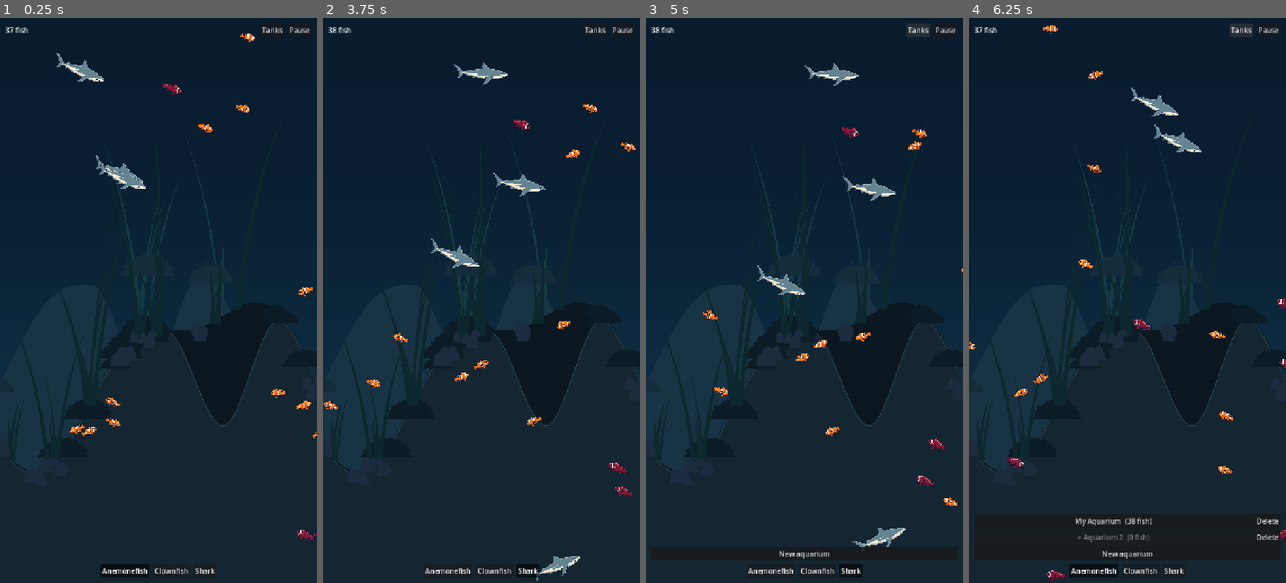
Above: before the commit, frames 1-4 (left to right).
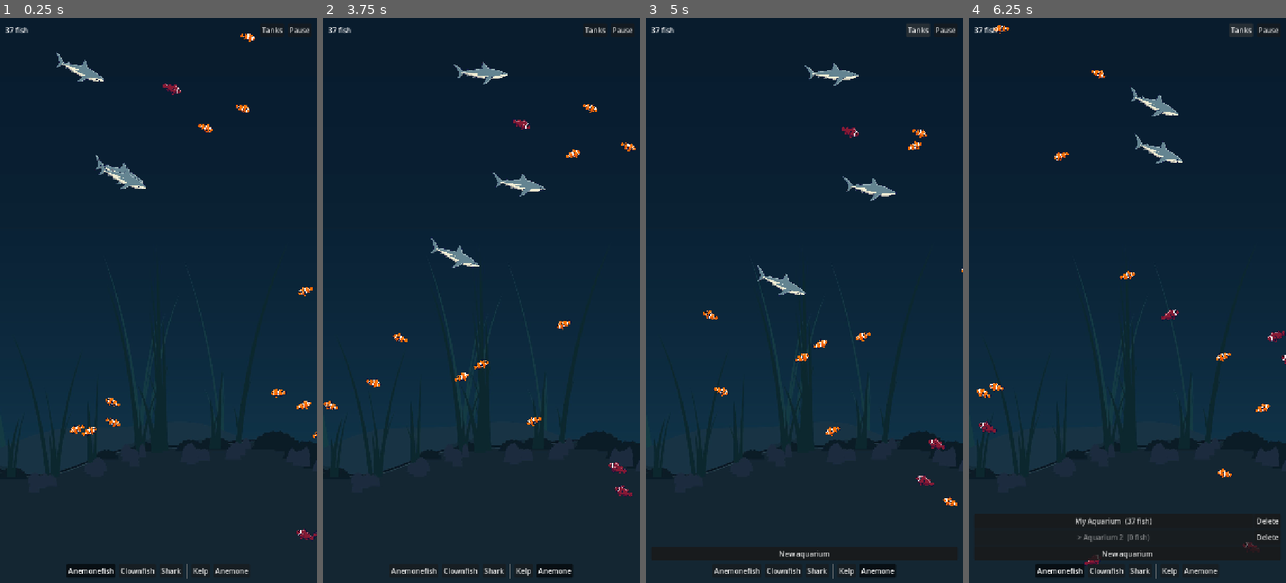
Above: after the commit, the same moments.

Repository: dfoster42/aquariam_v2
Game: Godot game, scene res://scenes/main.tscn
The game is run twice, just before and just after one commit, with the same random seed, the same clock (stepped at 60 frames per second) and the same inputs.
Inputs (mouse positions are in pixels of both pictures, inside the frame that each line leads up to):
- Up to frame 1 (0.25 s): no input
- Up to frame 2 (3.75 s): click "Anemonefish" at 0.5 s; click "Clownfish" at 1.25 s; click "Shark" at 2 s; click (522, 571) at 2.75 s, where only the run after the commit has a clickable "Kelp"; click (554, 571) at 3.5 s, where only the run after the commit has a clickable "Anemone"
- Up to frame 3 (5 s): click "Tanks" at 4.25 s
- Up to frame 4 (6.25 s): click "New aquarium" at 5 s; click "Tanks" at 5.75 s

The runs differ from the first frame. In frame 1, 4.9% of the frame differs, in the area x 2-100%, y 24-100%; in frame 2, 5.0%; in frame 3, 5.1%; in frame 4, 6.6%, in the area x 0-100%, y 1-100%.

Commit message:
Make plants shelter prey, and flatten the terrain
Closes #3. Files #4 for the terrain.

Decor is placeable on the same contract as fish: one DecorKind .tres per item
dropped into available_decor, no code per item. Kelp and an anemone ship, both
drawn rather than generated — a clump of blades is geometry, and it costs none of
the image quota the fish need. The picker holds fish and decor in one button
group so a tap only ever places one kind of thing.

Plants hide prey from sharks. A predator skips sheltered prey when choosing a
target, checked while hunting rather than at the bite, so a shark does not swim
to a plant and loiter beside it. Fleeing prey also break for cover when any is in
sight: without that, plants would shelter only the prey that happened to drift
into one and the player would have no way to see cover doing anything.

Concealment is computed once per frame for every fish rather than per predator —
a fish with ten hunters near it would otherwise test its surroundings ten times
for the same answer. Decor never moves, so its grid is rebuilt only when the set
changes. Decor saves with the tank and restores before the fish, so a reloaded
tank's shelter is in effect on the first frame.

The terrain from #1 was not natural: rocks floated, and nothing sat properly on a
slope. _mound draws a flat-bottomed half-ellipse seated at one sampled y, so on a
gradient one side lifts off the ground; far rocks were measured against the far
ridge with a fixed lift and hovered wherever the near floor was lower. The floor
is now gently undulating with no ravines, which sidesteps all of it because there
are no meaningful slopes. Objects are bedded into the ground rather than resting
on a point. A proper fix is #4.

Three things worth recording:

A scene edit to add DecorBack silently did not match — the real node line carried
a unique_id suffix — so the node was never created and place_decor called
add_child on null. The replace reported nothing; only running it did.

The shelter test's first version proved nothing. Its control let a shark start
260px from prey that sees 240 and flees at 80 against 86, needing ~36s to close a
gap the loop allowed 13 for, so prey "survived" with or without cover. The cover
in the flee test was also outside the prey's sight, so it could not break for
something it could not see.

I regenerated the flattened backdrop, ran it past the judge, and never copied it
into assets/ — the build still carried the old steep terrain, and only looking at
the running app caught it.

Co-Authored-By: Claude Opus 5 <noreply@anthropic.com>

Diff:
--- /dev/null
+++ b/resources/decor/anemone.tres
@@ -0,0 +1,11 @@
+[gd_resource type="Resource" script_class="DecorKind" format=3]
+
+[ext_resource type="Script" path="res://scripts/decor_kind.gd" id="1_pnfxx"]
+[ext_resource type="Texture2D" path="res://assets/textures/anemone.png" id="2_dqunx"]
+
+[resource]
+script = ExtResource("1_pnfxx")
+display_name = "Anemone"
+texture = ExtResource("2_dqunx")
+size = 150.0
+shelter_radius = 90.0
--- /dev/null
+++ b/resources/decor/kelp.tres
@@ -0,0 +1,11 @@
+[gd_resource type="Resource" script_class="DecorKind" format=3]
+
+[ext_resource type="Script" path="res://scripts/decor_kind.gd" id="1_5iffc"]
+[ext_resource type="Texture2D" path="res://assets/textures/kelp.png" id="2_kprql"]
+
+[resource]
+script = ExtResource("1_5iffc")
+display_name = "Kelp"
+texture = ExtResource("2_kprql")
+size = 300.0
+shelter_radius = 130.0
--- a/scenes/aquarium.tscn
+++ b/scenes/aquarium.tscn
@@ -6,12 +6,20 @@
 [ext_resource type="Resource" path="res://resources/species/clownfish.tres" id="3_71x8f"]
 [ext_resource type="Resource" path="res://resources/species/anemonefish.tres" id="4_odjgq"]
 [ext_resource type="Resource" path="res://resources/species/shark.tres" id="5_6g8si"]
+[ext_resource type="Script" path="res://scripts/decor_kind.gd" id="6_6g8si"]
+[ext_resource type="Resource" path="res://resources/decor/kelp.tres" id="7_g8q5e"]
+[ext_resource type="Resource" path="res://resources/decor/anemone.tres" id="8_roldy"]
 
 [node name="Aquarium" type="Node2D" unique_id=562826831]
 script = ExtResource("1_aquarium")
 available_species = Array[ExtResource("2_5dg5m")]([ExtResource("3_71x8f"), ExtResource("4_odjgq"), ExtResource("5_6g8si")])
+available_decor = Array[ExtResource("6_6g8si")]([ExtResource("7_g8q5e"), ExtResource("8_roldy")])
 
 [node name="Background" type="Sprite2D" parent="." unique_id=709158858]
 texture = ExtResource("2_background")
 
+[node name="DecorBack" type="Node2D" parent="."]
+
 [node name="FishLayer" type="Node2D" parent="." unique_id=66022372]
+
+[node name="DecorFront" type="Node2D" parent="." unique_id=1352764463]
--- /dev/null
+++ b/scenes/decor.tscn
@@ -0,0 +1,8 @@
+[gd_scene load_steps=2 format=3]
+
+[ext_resource type="Script" path="res://scripts/decor.gd" id="1_decor"]
+
+[node name="Decor" type="Node2D"]
+script = ExtResource("1_decor")
+
+[node name="Sprite2D" type="Sprite2D" parent="."]
--- a/scripts/aquarium.gd
+++ b/scripts/aquarium.gd
@@ -15,8 +15,10 @@
 signal fish_died(species: FishSpecies, of_old_age: bool)
 signal species_selected(species: FishSpecies)
 signal paused_changed(paused: bool)
+signal decor_changed(count: int)
 
 const FISH_SCENE: PackedScene = preload("res://scenes/fish.tscn")
+const DECOR_SCENE: PackedScene = preload("res://scenes/decor.tscn")
 ## Refuse to spawn beyond this; keeps a stray tap-and-hold from hanging the app.
 const MAX_POPULATION: int = 1500
 
@@ -25,6 +27,10 @@
 ## array rather than a directory scan, because exported builds rewrite
 ## res://...tres to .tres.remap and a filename scan would come back empty.
 @export var available_species: Array[FishSpecies] = []
+
+## Everything the player can place that is not a fish. Same contract as
+## `available_species`: drop a .tres in and it appears in the picker.
+@export var available_decor: Array[DecorKind] = []
 
 ## The tank's size in world units — a map several screens wide, not one screen. The
 ## camera shows a portrait slice of it and pans across; see tools/art/draw_background.py
@@ -46,8 +52,12 @@
 @export var backdrop_tint: Color = Color.WHITE
 
 var selected_species: FishSpecies
+## What a tap places. Either a species or a decor kind; never both.
+var selected_decor: DecorKind
 
 var _fish: Array[Fish] = []
+var _decor: Array[Decor] = []
+var _shelter_hash: SpatialHash
 var _predator_map: Dictionary = {}
 var _hash: SpatialHash
 var _bounds: Rect2 = Rect2()
@@ -56,6 +66,8 @@
 
 @onready var background: Sprite2D = $Background
 @onready var fish_layer: Node2D = $FishLayer
+@onready var decor_back: Node2D = $DecorBack
+@onready var decor_front: Node2D = $DecorFront
 
 func _ready() -> void:
 	available_species = available_species.filter(func(s: FishSpecies) -> bool: return s != null)
@@ -66,8 +78,10 @@
 		return a.display_name < b.display_name)
 
 	_bounds = Rect2(Vector2.ZERO, tank_size)
+	available_decor = available_decor.filter(func(d: DecorKind) -> bool: return d != null)
 	_predator_map = _derive_predators(available_species)
 	_hash = SpatialHash.new(_largest_sight())
+	_shelter_hash = SpatialHash.new(_largest_shelter())
 	selected_species = available_species[0]
 
 	background.modulate = backdrop_tint
@@ -94,8 +108,9 @@
 	_hash.clear()
 	for fish in _fish:
 		_hash.insert(fish)
-	for fish in _fish:
-		fish.tick(step, _hash)
+	_mark_sheltered()
+	for fish in _fish:
+		fish.tick(step, _hash, _shelter_hash)
 	_reap()
 	_breed()
 
@@ -104,6 +119,25 @@
 		if _since_autosave >= autosave_interval:
 			_since_autosave = 0.0
 			save()
+
+## Flags every fish that is inside a plant's cover, once per frame.
+##
+## Done here rather than inside each predator's search: a fish with ten hunters near it
+## would otherwise test its surroundings ten times, and the answer is the same each time.
+func _mark_sheltered() -> void:
+	if _decor.is_empty():
+		for fish in _fish:
+			fish.sheltered = false
+		return
+	for fish in _fish:
+		fish.sheltered = false
+	for item in _decor:
+		if not item.shelters():
+			continue
+		for node: Node2D in _hash.query_radius(item.global_position, item.kind.shelter_radius, null):
+			var fish := node as Fish
+			if fish != null:
+				fish.sheltered = true
 
 ## Removes fish that have outlived their species' lifespan.
 ##
@@ -175,15 +209,60 @@
 	population_changed.emit(_fish.size())
 	return fish
 
-## Spawns the currently selected species. What a tap on the tank calls.
-func spawn_selected(position: Vector2) -> Fish:
+## Places whatever the picker currently has selected. What a tap on the tank calls.
+func place_selected(position: Vector2) -> Node2D:
+	if selected_decor != null:
+		return place_decor(selected_decor, position)
 	return spawn(selected_species, position)
 
+## Adds one decor item at `position`.
+func place_decor(kind: DecorKind, position: Vector2) -> Decor:
+	if not is_node_ready() or kind == null:
+		return null
+	var item: Decor = DECOR_SCENE.instantiate()
+	item.configure(kind)
+	item.global_position = _bounds.get_center() if not _bounds.has_point(position) else position
+	(decor_front if kind.in_front else decor_back).add_child(item)
+	_decor.append(item)
+	_rebuild_shelter()
+	decor_changed.emit(_decor.size())
+	return item
+
+func decor() -> Array[Decor]:
+	return _decor.duplicate()
+
+func clear_decor() -> void:
+	for item in _decor:
+		item.get_parent().remove_child(item)
+		item.queue_free()
+	_decor.clear()
+	_rebuild_shelter()
+	decor_changed.emit(0)
+
+## Decor does not move, so its grid is rebuilt only when the set changes.
+func _rebuild_shelter() -> void:
+	_shelter_hash.clear()
+	for item in _decor:
+		if item.shelters():
+			_shelter_hash.insert(item)
+
+func _largest_shelter() -> float:
+	var largest := 1.0
+	for kind in available_decor:
+		largest = maxf(largest, kind.shelter_radius)
+	return largest
+
 func select_species(species: FishSpecies) -> void:
-	if species == null or selected_species == species:
+	if species == null:
+		return
+	selected_decor = null
+	if selected_species == species:
 		return
 	selected_species = species
 	species_selected.emit(species)
+
+func select_decor(kind: DecorKind) -> void:
+	selected_decor = kind
 
 func set_paused(paused: bool) -> void:
 	if _paused == paused:
@@ -249,8 +328,21 @@
 ## not cost the player the rest of the tank.
 func restore(data: Dictionary) -> bool:
 	var entries: Array = data.get("fish", [])
-	if entries.is_empty():
+	var decor_entries: Array = data.get("decor", [])
+	if entries.is_empty() and decor_entries.is_empty():
 		return false
+
+	# Decor first: plants placed before the fish means a restored tank's shelter is
+	# already in effect on the very first frame, rather than one frame late.
+	var decor_by_path: Dictionary = {}
+	for kind in available_decor:
+		decor_by_path[kind.resource_path] = kind
+	for entry: Variant in decor_entries:
+		if typeof(entry) != TYPE_DICTIONARY:
+			continue
+		var kind: DecorKind = decor_by_path.get(entry.get("kind", ""), null)
+		if kind != null:
+			place_decor(kind, Vector2(float(entry.get("x", 0)), float(entry.get("y", 0))))
 
 	var by_path: Dictionary = {}
 	for species in available_species:
@@ -275,6 +367,8 @@
 
 	if skipped > 0:
 		push_warning("Restored %d fish; skipped %d whose species is no longer present." % [restored, skipped])
+	if restored == 0 and not _decor.is_empty():
+		return true
 	if restored > 0:
 		_apply_time_away(Offline.elapsed_since(
 			int(data.get("saved_at", 0)), int(Time.get_unix_time_from_system())))
--- /dev/null
+++ b/scripts/decor.gd
@@ -0,0 +1,26 @@
+class_name Decor
+extends Node2D
+## One placed item. Scenery, and possibly shelter.
+
+var kind: DecorKind
+
+@onready var sprite: Sprite2D = $Sprite2D
+
+func configure(decor_kind: DecorKind) -> void:
+	kind = decor_kind
+
+func _ready() -> void:
+	if kind == null:
+		push_error("Decor added without a kind; call configure() first.")
+		return
+	sprite.texture = kind.texture
+	var texture_size := sprite.texture.get_size()
+	if texture_size.y > 0.0:
+		var scale_factor := kind.size / texture_size.y
+		sprite.scale = Vector2(scale_factor, scale_factor)
+	# Rooted at its base rather than its middle, so placing one puts its foot where the
+	# player tapped instead of burying half of it.
+	sprite.offset = Vector2(0.0, -texture_size.y * 0.5)
+
+func shelters() -> bool:
+	return kind != null and kind.shelter_radius > 0.0
--- /dev/null
+++ b/scripts/decor_kind.gd
@@ -0,0 +1,21 @@
+class_name DecorKind
+extends Resource
+## Data-driven definition of something the player can place in the tank.
+##
+## Same shape as FishSpecies: one .tres per item, dropped into an exported array, no
+## code per item.
+
+@export var display_name: String = "Plant"
+@export var texture: Texture2D
+
+@export_group("Appearance")
+## On-screen height in pixels; width follows the texture's aspect ratio.
+@export_range(8.0, 1024.0, 1.0) var size: float = 180.0
+## Drawn behind the fish when false. Most scenery is background; a foreground item
+## occludes fish swimming past it.
+@export var in_front: bool = false
+
+@export_group("Shelter")
+## How far from this item's centre prey is hidden from predators. 0 means the item is
+## scenery only.
+@export_range(0.0, 400.0, 5.0) var shelter_radius: float = 0.0
--- a/scripts/fish.gd
+++ b/scripts/fish.gd
@@ -39,6 +39,11 @@
 ## derived from the sprite teleported a full body length across the fish. A shark could
 ## then "bite" prey that was behind its tail.
 var _facing: Vector2 = Vector2.LEFT
+
+## Whether this fish is currently inside a plant's cover. Set once per frame by the
+## Aquarium rather than worked out per predator, so a fish with ten hunters near it
+## still only tests its own surroundings once.
+var sheltered: bool = false
 
 var _predators: Array[FishSpecies] = []
 var _target: Vector2 = Vector2.ZERO
@@ -74,7 +79,7 @@
 
 ## Advances this fish by `delta` seconds. `hash` must already contain every
 ## other fish in the tank for this frame.
-func tick(delta: float, hash: SpatialHash) -> void:
+func tick(delta: float, hash: SpatialHash, shelter: SpatialHash = null) -> void:
 	if _is_eaten:
 		return
 
@@ -82,19 +87,25 @@
 	_breed_timer = maxf(0.0, _breed_timer - delta)
 	_apply_size()
 
-	var heading := _decide_heading(hash)
+	var heading := _decide_heading(hash, shelter)
 	if heading != Vector2.ZERO:
 		global_position += heading * species.speed * delta
 		_face(heading, delta)
 
 	global_position = _clamp_to_bounds(global_position)
 
-func _decide_heading(hash: SpatialHash) -> Vector2:
+func _decide_heading(hash: SpatialHash, shelter: SpatialHash) -> Vector2:
 	var neighbours := hash.query_radius(global_position, species.sight, self)
 
 	var nearest_threat: Fish = _nearest_of(neighbours, _predators)
 	if nearest_threat != null:
 		behaviour = Behaviour.FLEE
+		# Break for cover if any is in sight, otherwise straight away. Without this,
+		# plants would shelter only the prey that happened to drift into one, and the
+		# player would have no way to see that cover was doing anything.
+		var refuge := _nearest_shelter(shelter)
+		if refuge != null and not sheltered:
+			return global_position.direction_to(refuge.global_position)
 		return nearest_threat.global_position.direction_to(global_position)
 
 	var nearest_prey: Fish = _nearest_of(neighbours, species.eats)
@@ -131,6 +142,10 @@
 		var other := node as Fish
 		if other == null or other._is_eaten or not wanted.has(other.species):
 			continue
+		# Prey inside cover is invisible to whatever hunts it. Checked here rather than
+		# at the bite, so a shark does not swim to a plant and wait beside it.
+		if other.sheltered and wanted == species.eats:
+			continue
 		var d := global_position.distance_squared_to(other.global_position)
 		if d < best_distance_sq:
 			best_distance_sq = d
@@ -170,6 +185,22 @@
 
 func is_past_lifespan() -> bool:
 	return species.lifespan > 0.0 and age > species.lifespan
+
+## The nearest sheltering plant within sight, or null.
+func _nearest_shelter(shelter: SpatialHash) -> Decor:
+	if shelter == null:
+		return null
+	var best: Decor = null
+	var best_distance_sq := INF
+	for node: Node2D in shelter.query_radius(global_position, species.sight, null):
+		var item := node as Decor
+		if item == null:
+			continue
+		var d := global_position.distance_squared_to(item.global_position)
+		if d < best_distance_sq:
+			best_distance_sq = d
+			best = item
+	return best
 
 func be_eaten() -> void:
 	if _is_eaten:
--- a/scripts/main.gd
+++ b/scripts/main.gd
@@ -33,4 +33,4 @@
 			aquarium.save()
 
 func _on_tapped(world_position: Vector2) -> void:
-	aquarium.spawn_selected(world_position)
+	aquarium.place_selected(world_position)
--- a/scripts/systems/tank_store.gd
+++ b/scripts/systems/tank_store.gd
@@ -164,11 +164,22 @@
 			"y": roundi(f.global_position.y),
 			"age": roundi(f.age),
 		})
+	var decor: Array = []
+	for item in tank.decor():
+		if item == null or item.kind == null:
+			continue
+		decor.append({
+			"kind": item.kind.resource_path,
+			"x": roundi(item.global_position.x),
+			"y": roundi(item.global_position.y),
+		})
+
 	return {
 		"version": FORMAT_VERSION,
 		"saved_at": int(Time.get_unix_time_from_system()),
 		"selected": tank.selected_species.resource_path if tank.selected_species else "",
 		"fish": fish,
+		"decor": decor,
 	}
 
 static func save(tank: Aquarium, slot_id: String = "") -> Error:
--- a/scripts/ui.gd
+++ b/scripts/ui.gd
@@ -124,15 +124,30 @@
 	for child in picker.get_children():
 		child.queue_free()
 	for species in _aquarium.available_species:
-		var button := Button.new()
-		button.text = species.display_name
-		button.toggle_mode = true
-		button.button_group = _group
-		button.focus_mode = Control.FOCUS_NONE
+		var button := _picker_button(species.display_name)
 		button.button_pressed = species == _aquarium.selected_species
 		button.pressed.connect(_aquarium.select_species.bind(species))
 		picker.add_child(button)
 
+	if not _aquarium.available_decor.is_empty():
+		var divider := VSeparator.new()
+		divider.mouse_filter = Control.MOUSE_FILTER_IGNORE
+		picker.add_child(divider)
+	for kind in _aquarium.available_decor:
+		var button := _picker_button(kind.display_name)
+		button.pressed.connect(_aquarium.select_decor.bind(kind))
+		picker.add_child(button)
+
+## One group across fish and decor, so arming a plant disarms the fish and a tap can
+## only ever place one kind of thing.
+func _picker_button(label: String) -> Button:
+	var button := Button.new()
+	button.text = label
+	button.toggle_mode = true
+	button.button_group = _group
+	button.focus_mode = Control.FOCUS_NONE
+	return button
+
 func _on_population_changed(count: int) -> void:
 	population_label.text = "%d fish" % count
 
@@ -140,8 +155,10 @@
 	pause_button.text = "Resume" if paused else "Pause"
 
 func _on_species_selected(species: FishSpecies) -> void:
-	for button: Button in picker.get_children():
-		button.set_pressed_no_signal(button.text == species.display_name)
+	for child in picker.get_children():
+		var button := child as Button
+		if button != null:
+			button.set_pressed_no_signal(button.text == species.display_name)
 
 ## The inset on each edge (left, top, right, bottom) in screen pixels.
 ##
--- /dev/null
+++ b/test/shelter_test.gd
@@ -0,0 +1,171 @@
+extends SceneTree
+## Do plants actually hide prey from sharks?
+## Run: godot --headless --script res://test/shelter_test.gd
+
+var _started: bool = false
+var _failures: Array[String] = []
+
+func _initialize() -> void:
+	TankStore.clear()
+
+func _process(_d: float) -> bool:
+	if _started:
+		return true
+	_started = true
+	_run()
+	return true
+
+func _run() -> void:
+	_check_wiring()
+	_check_prey_in_cover_survives()
+	_check_prey_without_cover_is_eaten()
+	_check_flee_towards_cover()
+	_check_decor_persists()
+
+	TankStore.clear()
+	if _failures.is_empty():
+		print("RESULT: PASS")
+		return
+	for f in _failures:
+		printerr("FAIL: " + f)
+	print("RESULT: FAIL (%d)" % _failures.size())
+	quit(1)
+
+func _check_wiring() -> void:
+	var tank := _tank()
+	_check(tank.available_decor.size() >= 1, "no decor is wired into the scene")
+	var sheltering := 0
+	for kind: DecorKind in tank.available_decor:
+		if kind.shelter_radius > 0.0:
+			sheltering += 1
+	_check(sheltering >= 1, "no decor offers shelter")
+	tank.queue_free()
+
+## The control and the case differ only by whether a plant is present.
+func _check_prey_in_cover_survives() -> void:
+	var tank := _tank()
+	var shark_s := _species(tank, "Shark")
+	var prey_s := _species(tank, "Clownfish")
+	var kelp := _decor(tank, "Kelp")
+
+	var prey_at := Vector2(1600, 1100)
+	tank.place_decor(kelp, prey_at)
+	var prey: Fish = tank.spawn(prey_s, prey_at)
+	tank.spawn(shark_s, prey_at + Vector2(120, 0))
+
+	# Checked on the first frame, while the prey is still where it was placed. Asserting
+	# it at the end of the run instead tested something else entirely: the prey survives
+	# and then wanders out of the kelp, so the flag is legitimately false by then.
+	tank._process(1.0 / 30.0)
+	_check(prey.sheltered, "prey placed inside kelp is not flagged as sheltered")
+
+	var sheltered_frames := 0
+	for i in 1200:
+		tank._process(1.0 / 30.0)
+		if prey.sheltered:
+			sheltered_frames += 1
+		if prey.is_eaten():
+			break
+	_check(not prey.is_eaten(), "prey sitting inside kelp was still eaten")
+	_check(sheltered_frames > 0, "the prey was never in cover during the run")
+	tank.queue_free()
+
+func _check_prey_without_cover_is_eaten() -> void:
+	var tank := _tank()
+	var shark_s := _species(tank, "Shark")
+	var prey_s := _species(tank, "Clownfish")
+
+	var prey_at := Vector2(1600, 1100)
+	var prey: Fish = tank.spawn(prey_s, prey_at)
+	tank.spawn(shark_s, prey_at + Vector2(120, 0))
+
+	for i in 1200:
+		tank._process(1.0 / 30.0)
+		if prey.is_eaten():
+			break
+	# Without this the first check proves nothing: a prey that survives anyway would
+	# pass it whether or not cover does a thing.
+	_check(prey.is_eaten(), "prey in open water survived a shark; the control is broken")
+	tank.queue_free()
+
+## Fleeing prey should break for cover rather than simply away.
+func _check_flee_towards_cover() -> void:
+	var tank := _tank()
+	var shark_s := _species(tank, "Shark")
+	var prey_s := _species(tank, "Clownfish")
+	var kelp := _decor(tank, "Kelp")
+
+	var prey_at := Vector2(1600, 1100)
+	# Cover off to one side, the shark on the other, so "toward cover" and "away from
+	# the shark" are different directions.
+	var cover_at := prey_at + Vector2(0, -180)
+	tank.place_decor(kelp, cover_at)
+	var prey: Fish = tank.spawn(prey_s, prey_at)
+	tank.spawn(shark_s, prey_at + Vector2(220, 0))
+
+	var start_gap := prey.global_position.distance_to(cover_at)
+	for i in 60:
+		tank._process(1.0 / 30.0)
+	var end_gap := prey.global_position.distance_to(cover_at)
+	_check(end_gap < start_gap,
+		"fleeing prey did not move toward cover (%.0f -> %.0f)" % [start_gap, end_gap])
+	tank.queue_free()
+
+## Plants have to survive a save, or a player's tank quietly loses its cover overnight.
+func _check_decor_persists() -> void:
+	var tank := _tank()
+	tank.clear_decor()
+	var kelp := _decor(tank, "Kelp")
+	var anemone := _decor(tank, "Anemone")
+	var kelp_at := Vector2(900, 1200)
+	tank.place_decor(kelp, kelp_at)
+	tank.place_decor(anemone, Vector2(1500, 1300))
+	_check(TankStore.save(tank) == OK, "saving a tank with decor failed")
+
+	var data := TankStore.read()
+	_check(data.get("decor", []).size() == 2,
+		"save holds %d decor, expected 2" % data.get("decor", []).size())
+
+	var restored := _tank()
+	restored.clear_tank()
+	restored.clear_decor()
+	_check(restored.restore(data), "restore() reported nothing restored")
+	_check(restored.decor().size() == 2,
+		"restored %d decor, expected 2" % restored.decor().size())
+
+	var found := false
+	for item in restored.decor():
+		if item.kind.display_name == "Kelp" and item.global_position.distance_to(kelp_at) <= 1.5:
+			found = true
+	_check(found, "the restored kelp is missing or in the wrong place")
+
+	# And the restored plants must actually shelter, not just exist.
+	var prey: Fish = restored.spawn(_species(restored, "Clownfish"), kelp_at)
+	restored._process(1.0 / 30.0)
+	_check(prey.sheltered, "a restored plant does not shelter prey")
+
+	tank.queue_free()
+	restored.queue_free()
+
+func _tank() -> Aquarium:
+	var tank: Aquarium = load("res://scenes/aquarium.tscn").instantiate()
+	tank.autosave_interval = 0.0
+	root.add_child(tank)
+	tank.clear_tank()
+	return tank
+
+func _species(tank: Aquarium, name: String) -> FishSpecies:
+	for s: FishSpecies in tank.available_species:
+		if s.display_name == name:
+			return s
+	return null
+
+func _decor(tank: Aquarium, name: String) -> DecorKind:
+	for k: DecorKind in tank.available_decor:
+		if k.display_name == name:
+			return k
+	return null
+
+func _check(condition: bool, message: String) -> void:
+	if not condition:
+		_failures.append(message)
--- /dev/null
+++ b/tools/generate_decor.gd
@@ -0,0 +1,23 @@
+extends SceneTree
+## One-shot generator for the starting DecorKind resources.
+## Run: godot --headless --script res://tools/generate_decor.gd
+
+func _initialize() -> void:
+	var kelp := DecorKind.new()
+	kelp.display_name = "Kelp"
+	kelp.texture = load("res://assets/textures/kelp.png")
+	kelp.size = 300.0
+	# Roughly the plant's own drawn width, so cover looks like the plant rather than an
+	# invisible bubble around it.
+	kelp.shelter_radius = 130.0
+	ResourceSaver.save(kelp, "res://resources/decor/kelp.tres")
+
+	var anemone := DecorKind.new()
+	anemone.display_name = "Anemone"
+	anemone.texture = load("res://assets/textures/anemone.png")
+	anemone.size = 150.0
+	anemone.shelter_radius = 90.0
+	ResourceSaver.save(anemone, "res://resources/decor/anemone.tres")
+
+	print("decor saved")
+	quit()
Binary file added: assets/textures/anemone.png
Not shown, added: assets/textures/anemone.png.import
Binary file added: assets/textures/kelp.png
Not shown, added: assets/textures/kelp.png.import
Binary file changed: assets/textures/tank_background.jpg
Not shown, added: scripts/decor.gd.uid
Not shown, added: scripts/decor_kind.gd.uid
Not shown, added: test/shelter_test.gd.uid
Not shown, added: tools/generate_decor.gd.uid
Not shown, changed: .github/workflows/ci.yml
